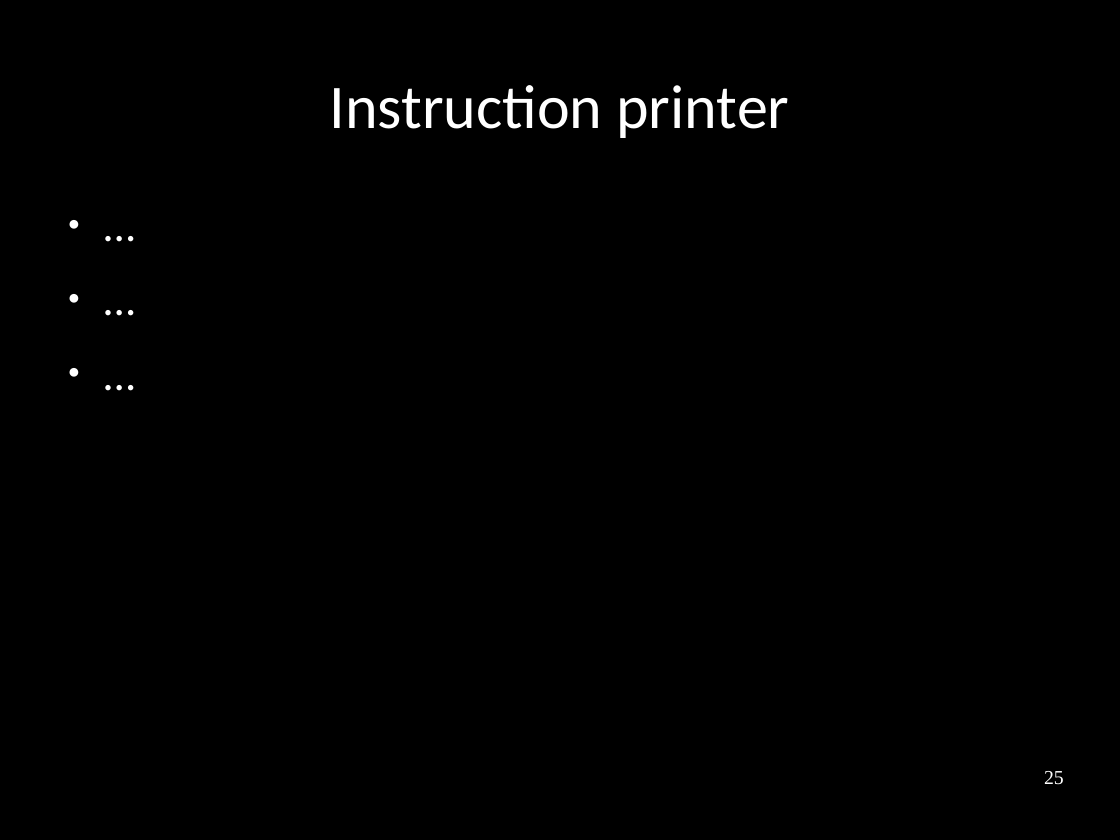
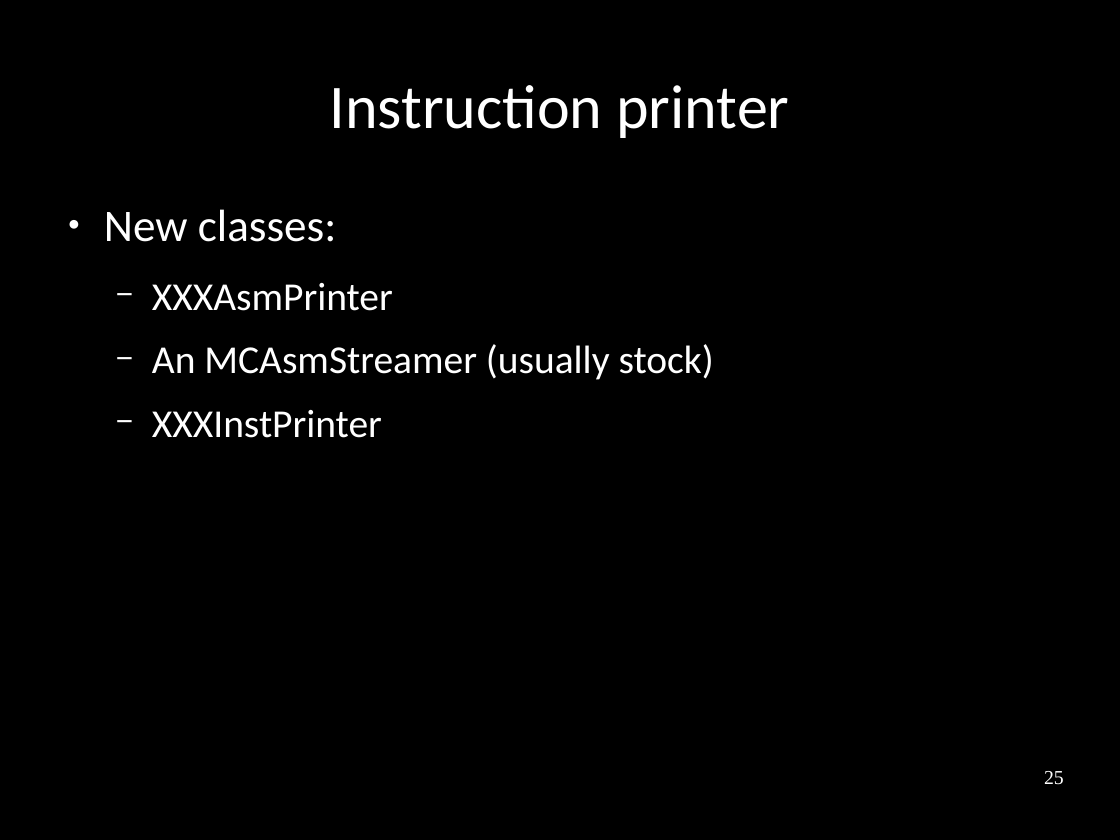
Before and after one commit to frasercrmck/llvm-leg, a slide deck: slide 25 of docs/Codeplay/Slides.odp. Drawn at 1120x840 pixels with LibreOffice and Linux fonts; fonts in the diff are those of the drawing. Boxes give left, top, right and bottom in pixels: in the first picture for what was removed or moved away, otherwise in the second. Text is boxed around its words. In the diff, an @@ line names an element or a change of style, - is before the commit and + after.

```diff
--- a/docs/Codeplay/Slides.odp
+++ b/docs/Codeplay/Slides.odp
@@ text at [104,209,714,438]: text changed; size 32 to 28 pt @@
-● …
-● …
-● …
+● New classes:
+  − XXXAsmPrinter
+  − An MCAsmStreamer (usually stock)
+  − XXXInstPrinter
```
Also in this commit, not shown: 3 other slides changed, 10 slides added.
